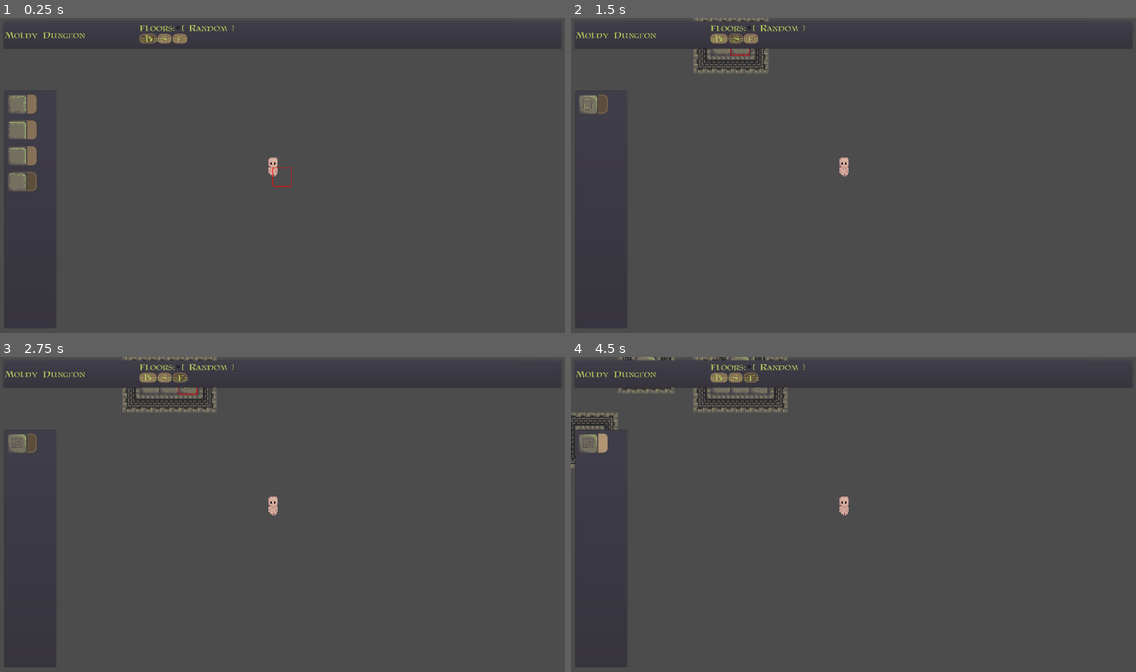
Above: before the commit, frames 1-4 (two rows, left to right).
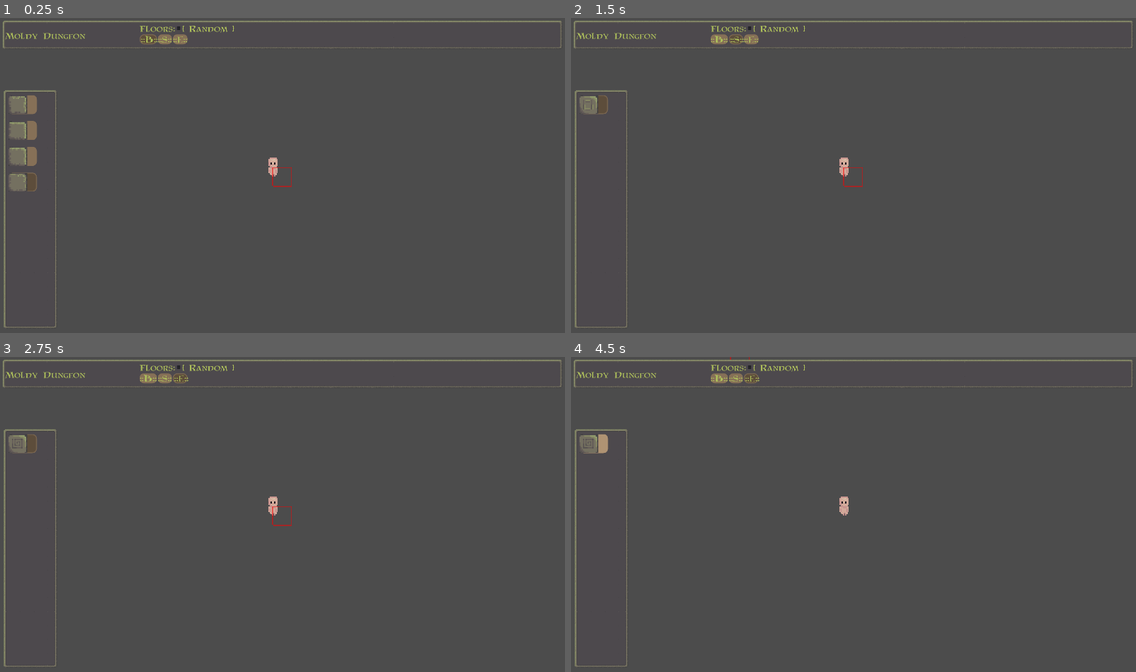
Above: after the commit, the same moments.

Repository: ObsidianBlk/DungeonFall
Game: Godot game, scene res://MapEditor.tscn
Same seed, same stepped clock (60 frames per second), same inputs: the game is played once before the commit and once after it. This scene is started directly instead of the project's main scene.
Inputs (mouse positions are in pixels of both pictures, inside the frame that each line leads up to):
- Up to frame 1 (0.25 s): no input
- Up to frame 2 (1.5 s): click "::B::" at 0.5 s; click "::S::" at 1.25 s
- Up to frame 3 (2.75 s): click "::E::" at 2 s
- Up to frame 4 (4.5 s): click "Moldy Dungeon" at 2.75 s; click (751, 366) at 3.5 s; click (593, 442) at 4.25 s

The runs differ from the first frame. In frame 1, 2.2% of the frame differs, in the area x 0-100%, y 0-99%; in frame 2, 2.9%; in frame 3, 3.1%; in frame 4, 3.5%.

Commit message:
Mouse UI/Map interactions fixed. Started adding new tweaks to UI theme.

Diff:
--- a/MapEditor.tscn
+++ b/MapEditor.tscn
@@ -27,6 +27,7 @@
 anchor_bottom = 1.0
 margin_right = 1920.0
 margin_bottom = 1080.0
+mouse_filter = 2
 size_flags_horizontal = 3
 size_flags_vertical = 3
 stretch = true
@@ -50,12 +51,11 @@
 
 [node name="EditorUI" type="Control" parent="CanvasLayer"]
 pause_mode = 1
-anchor_right = 1.0
-anchor_bottom = 1.0
+margin_right = -1920.0
+margin_bottom = -1080.0
 mouse_filter = 1
 theme = ExtResource( 3 )
 __meta__ = {
-"_edit_lock_": true,
 "_edit_use_anchors_": false
 }
 
@@ -64,15 +64,17 @@
 margin_top = 10.0
 margin_right = 1910.0
 margin_bottom = 106.0
+mouse_filter = 1
 __meta__ = {
 "_edit_use_anchors_": false
 }
 
 [node name="Control" type="Control" parent="CanvasLayer/EditorUI/Toolbar"]
-margin_left = 7.0
-margin_top = 7.0
-margin_right = 1893.0
-margin_bottom = 89.0
+margin_left = 7.94217
+margin_top = 8.91073
+margin_right = 1891.09
+margin_bottom = 88.0578
+mouse_filter = 1
 
 [node name="TilesetSelection" type="MenuButton" parent="CanvasLayer/EditorUI/Toolbar/Control"]
 margin_right = 457.0
@@ -160,6 +162,7 @@
 margin_top = 246.0
 margin_right = 193.0
 margin_bottom = 1057.0
+mouse_filter = 1
 size_flags_horizontal = 3
 size_flags_vertical = 3
 script = ExtResource( 6 )
@@ -168,10 +171,11 @@
 }
 
 [node name="Margins" type="MarginContainer" parent="CanvasLayer/EditorUI/FloorList"]
-margin_left = 7.0
-margin_top = 7.0
-margin_right = 173.0
-margin_bottom = 804.0
+margin_left = 7.94217
+margin_top = 8.91073
+margin_right = 171.089
+margin_bottom = 803.058
+mouse_filter = 1
 custom_constants/margin_right = 8
 custom_constants/margin_top = 8
 custom_constants/margin_left = 8
@@ -180,8 +184,9 @@
 [node name="Scroll" type="ScrollContainer" parent="CanvasLayer/EditorUI/FloorList/Margins"]
 margin_left = 8.0
 margin_top = 8.0
-margin_right = 158.0
-margin_bottom = 789.0
+margin_right = 155.0
+margin_bottom = 786.0
+mouse_filter = 1
 
 [node name="Tiles" type="VBoxContainer" parent="CanvasLayer/EditorUI/FloorList/Margins/Scroll"]
 custom_constants/separation = 24
@@ -189,42 +194,33 @@
 [node name="GeneralUI" type="Control" parent="CanvasLayer"]
 pause_mode = 2
 visible = false
-anchor_right = 1.0
-anchor_bottom = 1.0
-__meta__ = {
-"_edit_use_anchors_": false
-}
-
-[node name="PopMenu" type="CenterContainer" parent="CanvasLayer/GeneralUI"]
-anchor_left = 0.5
-anchor_top = 0.5
-anchor_right = 0.5
-anchor_bottom = 0.5
-margin_left = -955.51
-margin_top = -537.755
-margin_right = 964.49
-margin_bottom = 542.245
+mouse_filter = 2
+__meta__ = {
+"_edit_use_anchors_": false
+}
+
+[node name="PopupMenu" type="PanelContainer" parent="CanvasLayer/GeneralUI"]
+margin_left = 847.49
+margin_top = 426.245
+margin_right = 1080.49
+margin_bottom = 658.245
+mouse_filter = 2
 theme = ExtResource( 3 )
 __meta__ = {
 "_edit_use_anchors_": false
 }
 
-[node name="PanelContainer" type="PanelContainer" parent="CanvasLayer/GeneralUI/PopMenu"]
-margin_left = 953.0
-margin_top = 533.0
-margin_right = 967.0
-margin_bottom = 547.0
-
-[node name="VBoxContainer" type="VBoxContainer" parent="CanvasLayer/GeneralUI/PopMenu/PanelContainer"]
+[node name="VBoxContainer" type="VBoxContainer" parent="CanvasLayer/GeneralUI/PopupMenu"]
 margin_left = 7.0
 margin_top = 7.0
 margin_right = 226.0
 margin_bottom = 225.0
-__meta__ = {
-"_edit_use_anchors_": false
-}
-
-[node name="Label" type="Label" parent="CanvasLayer/GeneralUI/PopMenu/PanelContainer/VBoxContainer"]
+mouse_filter = 2
+__meta__ = {
+"_edit_use_anchors_": false
+}
+
+[node name="Label" type="Label" parent="CanvasLayer/GeneralUI/PopupMenu/VBoxContainer"]
 margin_right = 219.0
 margin_bottom = 33.0
 text = "Editor Menu"
@@ -232,47 +228,53 @@
 "_edit_use_anchors_": false
 }
 
-[node name="HSeparator" type="HSeparator" parent="CanvasLayer/GeneralUI/PopMenu/PanelContainer/VBoxContainer"]
+[node name="HSeparator" type="HSeparator" parent="CanvasLayer/GeneralUI/PopupMenu/VBoxContainer"]
 margin_top = 37.0
 margin_right = 219.0
 margin_bottom = 49.0
+mouse_filter = 2
 custom_constants/separation = 12
 
-[node name="Buttons" type="VBoxContainer" parent="CanvasLayer/GeneralUI/PopMenu/PanelContainer/VBoxContainer"]
+[node name="Buttons" type="VBoxContainer" parent="CanvasLayer/GeneralUI/PopupMenu/VBoxContainer"]
 margin_top = 53.0
 margin_right = 219.0
 margin_bottom = 218.0
+mouse_filter = 2
 custom_constants/separation = 11
 
-[node name="BTN_New" type="Button" parent="CanvasLayer/GeneralUI/PopMenu/PanelContainer/VBoxContainer/Buttons"]
-margin_right = 219.0
-margin_bottom = 33.0
+[node name="BTN_New" type="Button" parent="CanvasLayer/GeneralUI/PopupMenu/VBoxContainer/Buttons"]
+margin_right = 219.0
+margin_bottom = 33.0
+mouse_filter = 1
 text = "New"
 
-[node name="BTN_Save" type="Button" parent="CanvasLayer/GeneralUI/PopMenu/PanelContainer/VBoxContainer/Buttons"]
+[node name="BTN_Save" type="Button" parent="CanvasLayer/GeneralUI/PopupMenu/VBoxContainer/Buttons"]
 margin_top = 44.0
 margin_right = 219.0
 margin_bottom = 77.0
+mouse_filter = 1
 text = "Save"
 
-[node name="BTN_Load" type="Button" parent="CanvasLayer/GeneralUI/PopMenu/PanelContainer/VBoxContainer/Buttons"]
+[node name="BTN_Load" type="Button" parent="CanvasLayer/GeneralUI/PopupMenu/VBoxContainer/Buttons"]
 margin_top = 88.0
 margin_right = 219.0
 margin_bottom = 121.0
+mouse_filter = 1
 text = "Load"
 
-[node name="BTN_Exit" type="Button" parent="CanvasLayer/GeneralUI/PopMenu/PanelContainer/VBoxContainer/Buttons"]
+[node name="BTN_Exit" type="Button" parent="CanvasLayer/GeneralUI/PopupMenu/VBoxContainer/Buttons"]
 margin_top = 132.0
 margin_right = 219.0
 margin_bottom = 165.0
+mouse_filter = 1
 text = "Exit Editor"
 [connection signal="active_floor_type" from="CanvasLayer/EditorUI/Toolbar/Control/Tools/FloorTools" to="." method="_on_active_floor_type"]
 [connection signal="toggled" from="CanvasLayer/EditorUI/Toolbar/Control/Tools/FloorTools/Top/RandBox/Check" to="." method="_on_random_floor"]
+[connection signal="toggled" from="CanvasLayer/EditorUI/Toolbar/Control/Tools/FloorTools/CTRLs/BTN_Breakable" to="CanvasLayer/EditorUI/FloorList" method="_on_floor_btn_toggle" binds= [ "B" ]]
 [connection signal="toggled" from="CanvasLayer/EditorUI/Toolbar/Control/Tools/FloorTools/CTRLs/BTN_Breakable" to="CanvasLayer/EditorUI/Toolbar/Control/Tools/FloorTools" method="_on_floor_btn_toggle" binds= [ "B" ]]
-[connection signal="toggled" from="CanvasLayer/EditorUI/Toolbar/Control/Tools/FloorTools/CTRLs/BTN_Breakable" to="CanvasLayer/EditorUI/FloorList" method="_on_floor_btn_toggle" binds= [ "B" ]]
+[connection signal="toggled" from="CanvasLayer/EditorUI/Toolbar/Control/Tools/FloorTools/CTRLs/BTN_Safe" to="CanvasLayer/EditorUI/FloorList" method="_on_floor_btn_toggle" binds= [ "S" ]]
 [connection signal="toggled" from="CanvasLayer/EditorUI/Toolbar/Control/Tools/FloorTools/CTRLs/BTN_Safe" to="CanvasLayer/EditorUI/Toolbar/Control/Tools/FloorTools" method="_on_floor_btn_toggle" binds= [ "S" ]]
-[connection signal="toggled" from="CanvasLayer/EditorUI/Toolbar/Control/Tools/FloorTools/CTRLs/BTN_Safe" to="CanvasLayer/EditorUI/FloorList" method="_on_floor_btn_toggle" binds= [ "S" ]]
+[connection signal="toggled" from="CanvasLayer/EditorUI/Toolbar/Control/Tools/FloorTools/CTRLs/BTN_Ends" to="CanvasLayer/EditorUI/FloorList" method="_on_floor_btn_toggle" binds= [ "E" ]]
 [connection signal="toggled" from="CanvasLayer/EditorUI/Toolbar/Control/Tools/FloorTools/CTRLs/BTN_Ends" to="CanvasLayer/EditorUI/Toolbar/Control/Tools/FloorTools" method="_on_floor_btn_toggle" binds= [ "E" ]]
-[connection signal="toggled" from="CanvasLayer/EditorUI/Toolbar/Control/Tools/FloorTools/CTRLs/BTN_Ends" to="CanvasLayer/EditorUI/FloorList" method="_on_floor_btn_toggle" binds= [ "E" ]]
 [connection signal="tile_selected" from="CanvasLayer/EditorUI/FloorList" to="." method="_on_tile_selected"]
-[connection signal="pressed" from="CanvasLayer/GeneralUI/PopMenu/PanelContainer/VBoxContainer/Buttons/BTN_Exit" to="." method="_on_editor_quit"]
+[connection signal="pressed" from="CanvasLayer/GeneralUI/PopupMenu/VBoxContainer/Buttons/BTN_Exit" to="." method="_on_editor_quit"]
--- a/scripts/MapEditor.gd
+++ b/scripts/MapEditor.gd
@@ -46,7 +46,7 @@
 	var offset = campos - (vp_port.size * 0.5)
 	return (pos * scale) + offset
 
-func _input(event):
+func _unhandled_input(event):
 	if event is InputEventMouseMotion:
 		editorlevel_node.enable_camera_tracking(false)
 		var campos = editorlevel_node.get_camera_position()
--- a/scripts/UI/MapEditor/FloorTools.gd
+++ b/scripts/UI/MapEditor/FloorTools.gd
@@ -14,6 +14,5 @@
 
 
 func _on_floor_btn_toggle(pressed : bool, btn : String):
-	print ("Pressed: ", pressed, " | BTN: ", btn)
 	if pressed:
 		emit_signal("active_floor_type", btn)
Not shown: 1 places in World.tscn that only renumber resources
Binary file added: assets/graphics/ui/UI_Panel.png
Not shown, added: assets/graphics/ui/UI_Panel.png.import
Binary file changed: themes/Minion.theme
